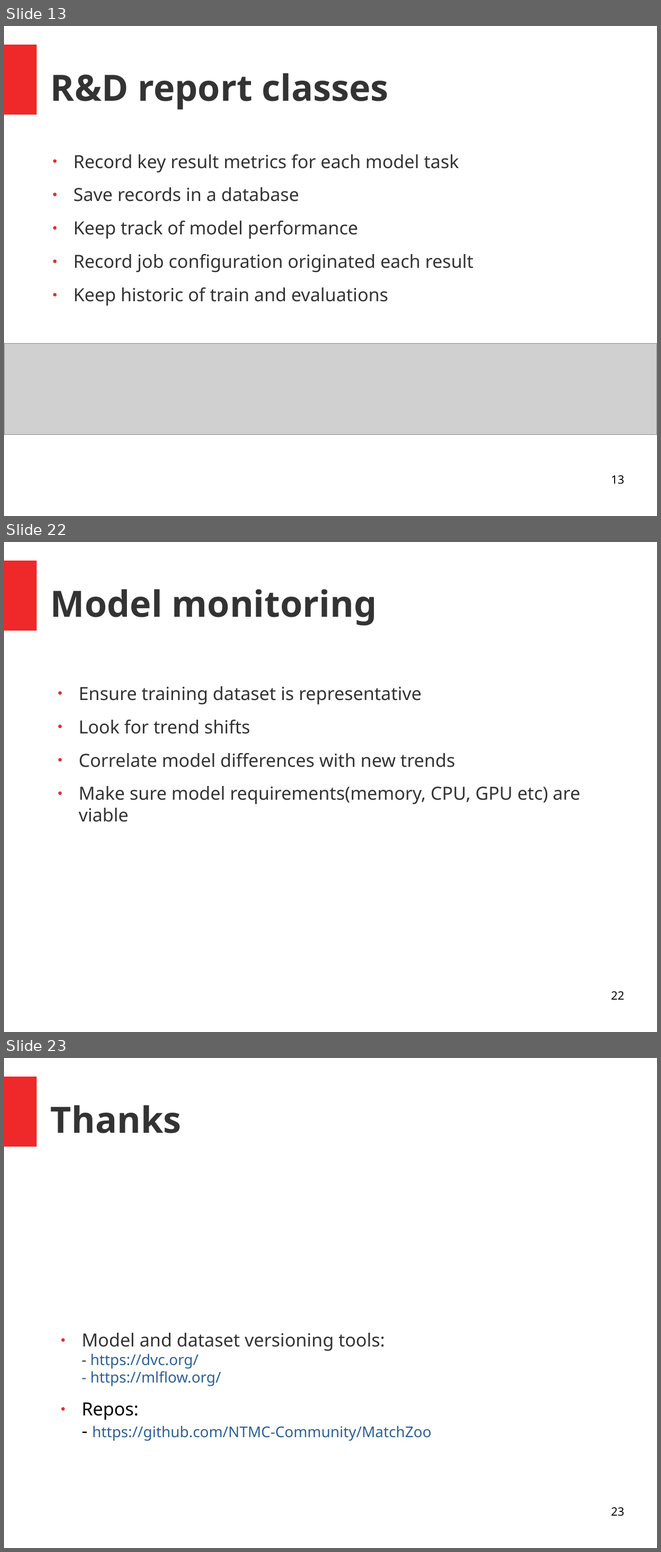
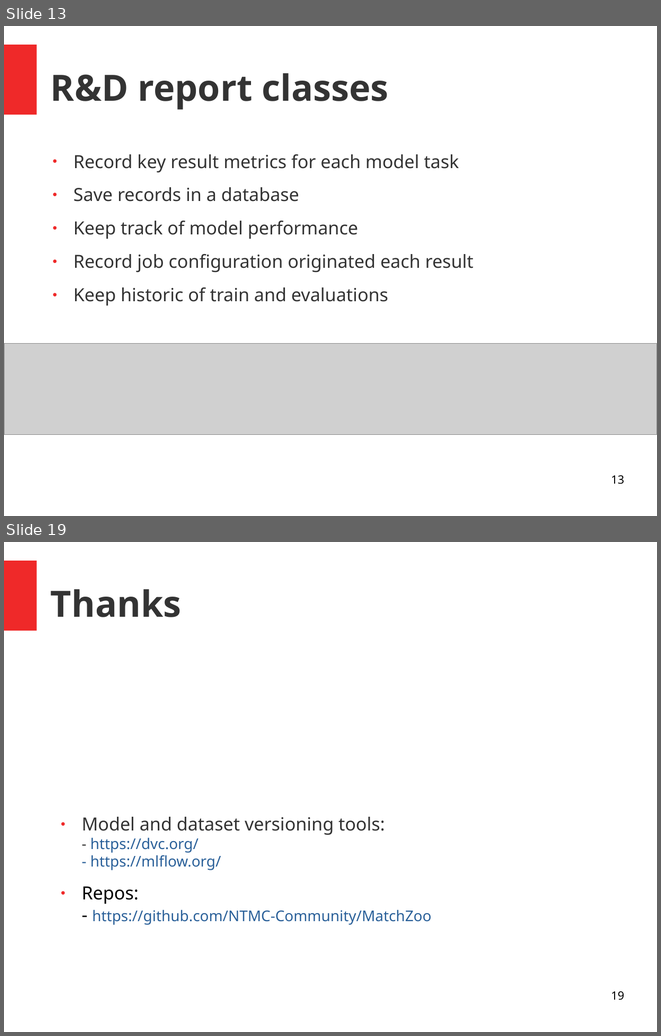
Before and after one commit to andrefsp/models-to-production, a slide deck: models-to-production.odp. Shown one above the other, each under a label of ours: slides 13, 22 and 23 before the commit, slides 13 and 19 after it; the slides between them are not shown. The pictures are 661x1552 and 661x1036 pixels, drawn with LibreOffice and Linux fonts; fonts in the diff are those of the drawing; grey boxes stand for pictures. Boxes give left, top, right and bottom in pixels: in the first picture for what was removed or moved away, otherwise in the second. Text is boxed around its words. In the diff, an @@ line names an element or a change of style, - is before the commit and + after.

```diff
--- a/models-to-production.odp
+++ b/models-to-production.odp
@@ slide 22 removed at box(4, 542, 657, 1032), background #FFFFFF; not listed: 1 template element that a slide beside it also shows @@
@@ title removed at box(51, 589, 377, 626) @@
-Model monitoring
@@ text removed at box(79, 686, 580, 822) @@
-● Ensure training dataset is representative
-● Look for trend shifts
-● Correlate model differences with new trends
-● Make sure model requirements(memory, CPU, GPU etc) are viable
@@ page number removed at box(611, 991, 624, 999) @@
-22
@@ what was slide 23 is now slide 19 @@
@@ page number at box(611, 991, 624, 1000): text changed @@
-23
+19
```
Also in this commit, not shown: 11 slides changed, 1 slide added, 4 other slides removed.
